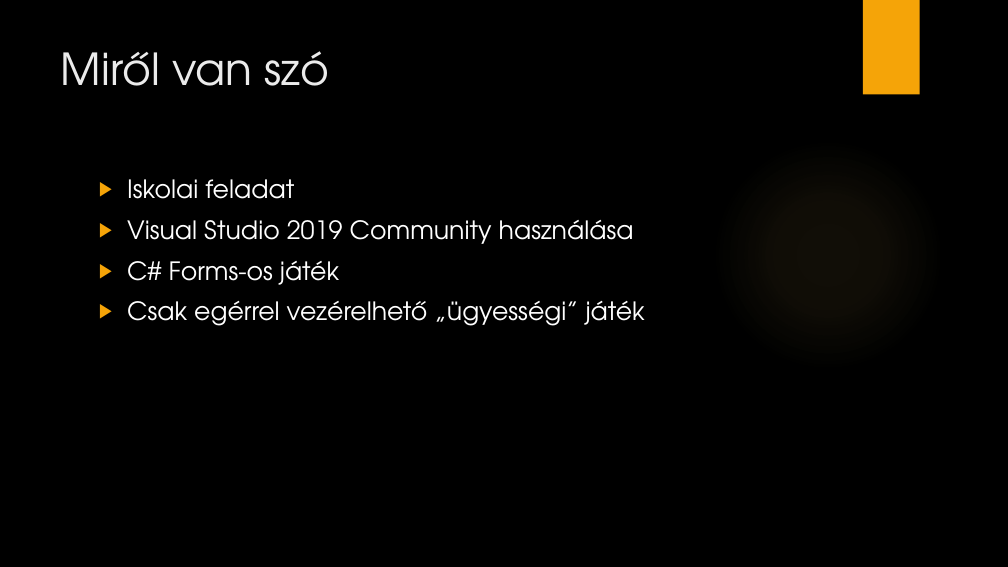
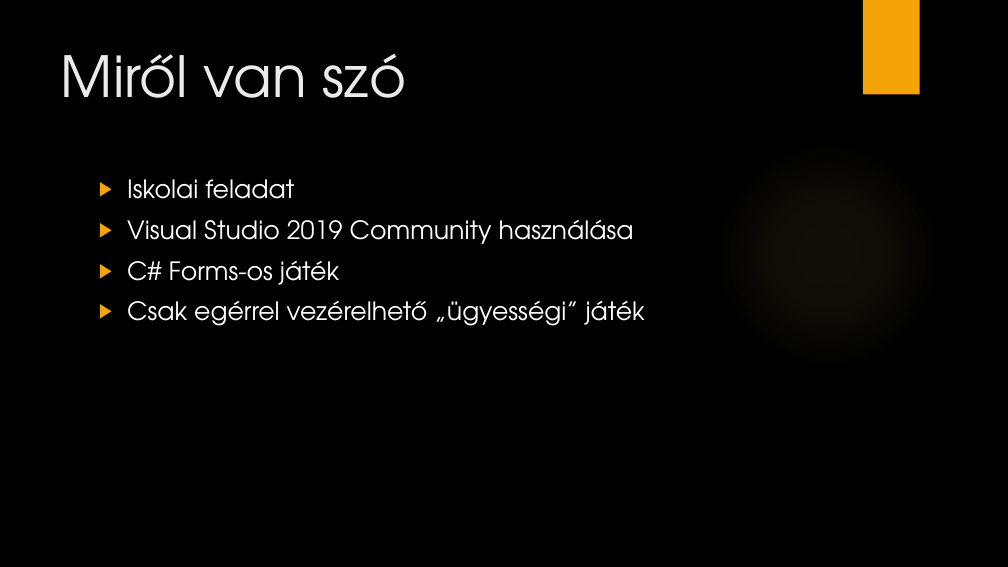
Before and after one commit to kecskeszsoltistvan/OrdogEsPokol, a slide deck: slide 2 of Ne érj a piroshoz.pptx. Drawn at 1008x567 pixels with LibreOffice and Linux fonts; fonts in the diff are those of the drawing; background and template pictures are left out. Boxes give left, top, right and bottom in pixels: in the first picture for what was removed or moved away, otherwise in the second. Text is boxed around its words. In the diff, an @@ line names an element or a change of style, - is before the commit and + after.

```diff
--- a/Ne érj a piroshoz.pptx
+++ b/Ne érj a piroshoz.pptx
@@ title "Miről van szó" at box(61, 54, 406, 98): size 42 to 54 pt @@
```
Also in this commit, not shown: 2 slides added, 1 slide removed.
